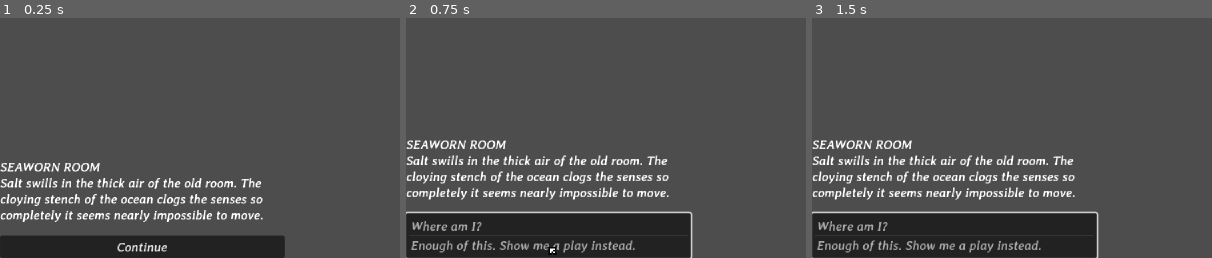
Above: before the commit, frames 1-3 (left to right).
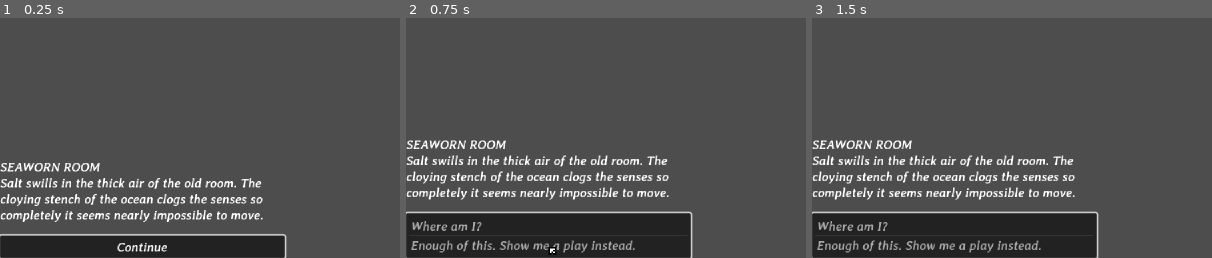
Above: after the commit, the same moments.

Repository: webcatzz/bd
Game: Godot game, scene res://scenes/dialogue/dialogue.tscn
Same seed, same stepped clock (60 frames per second), same inputs: the game is played once before the commit and once after it. This scene is started directly instead of the project's main scene.
Inputs (mouse positions are % of the whole screen's width and height, from its top left):
- Up to frame 1 (0.25 s): no input
- Up to frame 2 (0.75 s): click "Continue" at 0.5 s
- Up to frame 3 (1.5 s): tap Enter (ui_accept) at 1.25 s; move the mouse to (72, 45) at 1.27 s; press the mouse at (72, 45) at 1.28 s; hold D (move_right) from 1.28 s (still down)
The pictures show only the part of the screen within x 0-50%, y 50-100%; the shares and areas given below are measured in that part.

The runs differ from the first frame. In frame 1, 0.7% of the frame differs, in the area x 0-72%, y 90-100%; in frame 2, nothing differs; in frame 3, nothing differs.

Commit message:
dialogue controls now focused when dialogue starts

Diff:
--- a/scenes/dialogue/dialogue.gd
+++ b/scenes/dialogue/dialogue.gd
@@ -125,6 +125,7 @@
 
 func show_button() -> void:
 	controls.current_tab = 0
+	focus_controls()
 
 
 func show_options(options: Dictionary[String, int]) -> void:
@@ -132,9 +133,10 @@
 	for option: String in options:
 		option_list.add_item(option)
 	controls.current_tab = 1
+	focus_controls()
 
 
-func _on_control_changed() -> void:
+func focus_controls() -> void:
 	controls.get_current_tab_control().grab_focus()
 
 
--- a/scenes/dialogue/dialogue.tscn
+++ b/scenes/dialogue/dialogue.tscn
@@ -51,5 +51,4 @@
 metadata/_tab_index = 1
 
 [connection signal="ready" from="." to="." method="start"]
-[connection signal="tab_changed" from="VBox/Controls" to="." method="_on_control_changed" unbinds=1]
 [connection signal="pressed" from="VBox/Controls/Continue" to="." method="step"]
